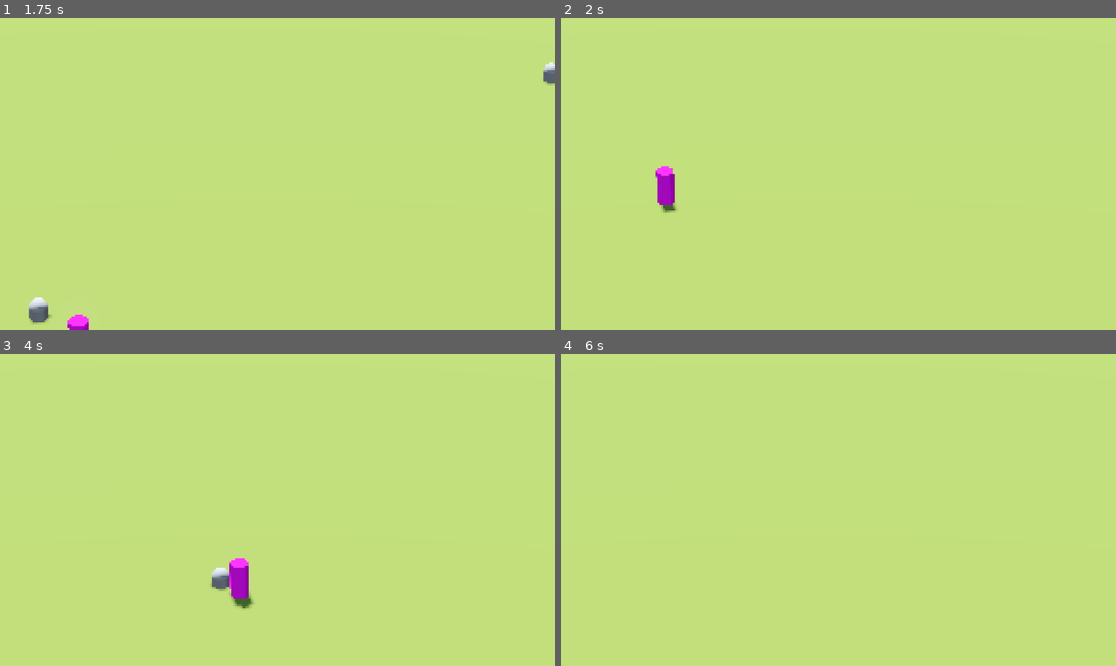
Above: before the commit, frames 1-4 (two rows, left to right).
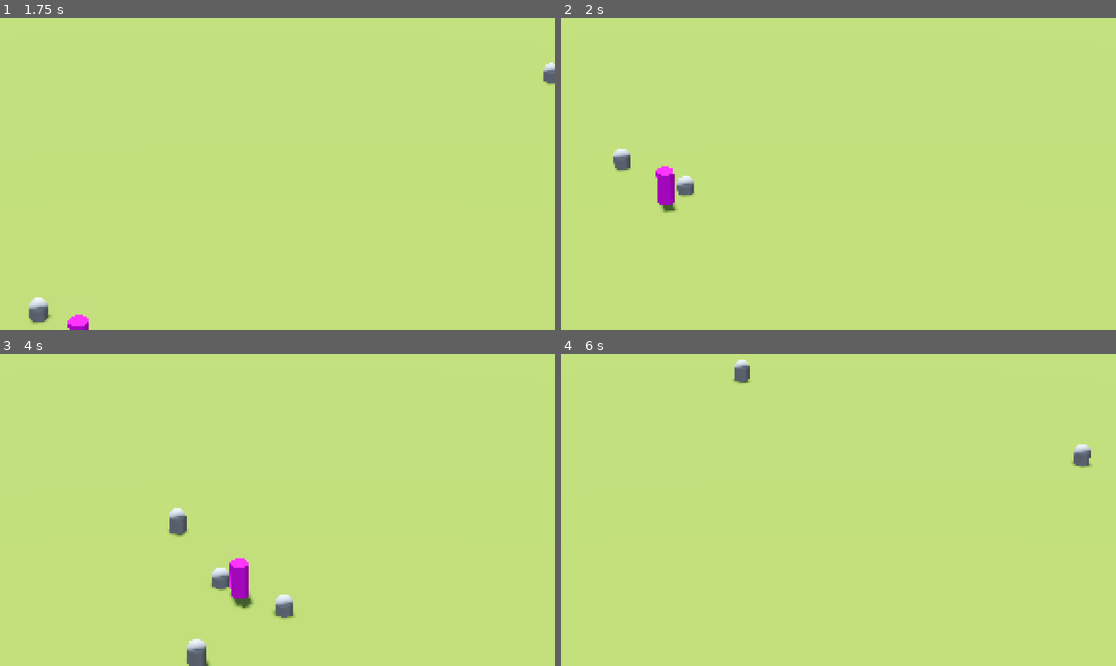
Above: after the commit, the same moments.

Repository: jalejr/Incrememental
Game: Godot game, scene res://main.tscn
The game is run twice, just before and just after one commit, with the same random seed, the same clock (stepped at 60 frames per second) and the same inputs. The engine's default icon, where the game draws it, is replaced by a stand-in: a white triangle on a blue panel in a dark square.
Inputs (mouse positions are in pixels of both pictures, inside the frame that each line leads up to):
- Up to frame 1 (1.75 s): tap Enter (enter) at 0.5 s; move the mouse to (399, 158) at 0.52 s; hold Right (right) 0.53-1.28 s; hold Mouse wheel up (camera_zoom_in) 0.53-1.28 s; click (399, 158) at 0.67 s; move the mouse to (166, 189) at 1.27 s; hold S (backward) from 1.28 s (still down); tap Mouse wheel down (camera_zoom_out) at 1.35 s
- Up to frame 2 (2 s): keep holding S (backward)
- Up to frame 3 (4 s): move the mouse to (333, 441) at 2.02 s; release S (backward) at 2.03 s; hold Right (right) 2.03-2.78 s; tap Enter (enter) at 2.1, 3.5 s; tap Space at 2.75 s; move the mouse to (249, 572) at 2.77 s; hold W (forward) 2.78-3.53 s; click (249, 572) at 2.85 s; move the mouse to (444, 556) at 3.52 s; hold A (left) from 3.53 s (still down); tap G at 3.6 s
- Up to frame 4 (6 s): move the mouse to (672, 463) at 4.27 s; tap Mouse wheel up (camera_zoom_in) at 4.35 s; move the mouse to (866, 510) at 5.02 s; release A (left) at 5.03 s; hold S (backward) 5.03-5.78 s; hold Mouse wheel down (camera_zoom_out) 5.03-5.78 s; click (866, 510) at 5.17 s; move the mouse to (755, 432) at 5.77 s; hold Right (right) from 5.78 s (still down); tap Enter (enter) at 5.85 s

Frame 1 is identical in both runs. In frame 2, 0.4% of the frame differs, in the area x 9-25%, y 41-58%; in frame 3, 0.8%, in the area x 30-54%, y 49-100%; in frame 4, 0.4%.
Error in both runs: Cannot call method 'storage_buffer_create' on a null value. (res://compositor/scripts/edge_detection_compositor.gd:20)

Commit message:
Fixed minor bug with instances flashing because data zero'd out

Diff:
--- a/units/base_unit_manager/base_unit_manager.gd
+++ b/units/base_unit_manager/base_unit_manager.gd
@@ -78,6 +78,10 @@
 
 ## public methods
 func spawn_unit(position: Vector3, custom_stats: UnitStats = null, building: Node = null) -> BaseUnitData:
+	if units.size() >= multimesh.instance_count:
+		push_error("Cannot spawn more units! Max capacity: ", multimesh.instance_count)
+		return null
+
 	var unit: BaseUnitData = BaseUnitData.new()
 	unit.position = position
 	unit.visual_position = position
@@ -100,7 +104,7 @@
 
 	units.append(unit)
 
-	multimesh.instance_count = units.size()
+	multimesh.visible_instance_count = units.size()
 	_update_unit_visuals(unit, index)
 
 	return unit
@@ -167,6 +171,8 @@
 	multimesh.mesh = unit_mesh
 	multimesh.transform_format = MultiMesh.TRANSFORM_3D
 	multimesh.use_custom_data = true
+	multimesh.instance_count = 3000
+	multimesh.visible_instance_count = 0
 
 	multimesh_instance = MultiMeshInstance3D.new()
 	multimesh_instance.multimesh = multimesh
